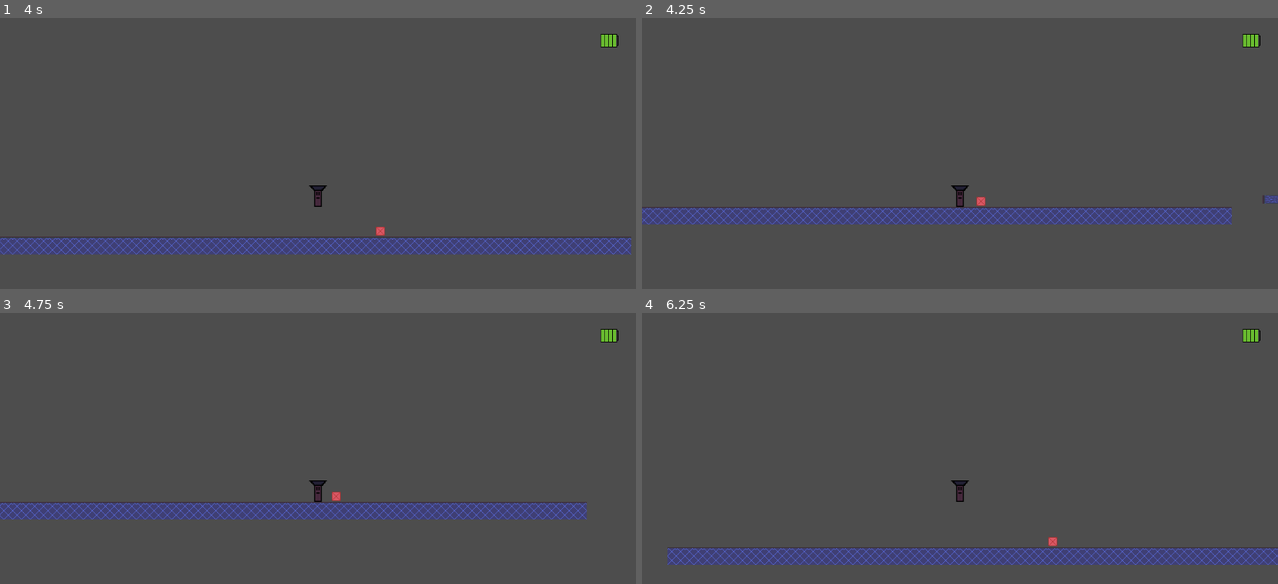
Above: before the commit, frames 1-4 (two rows, left to right).
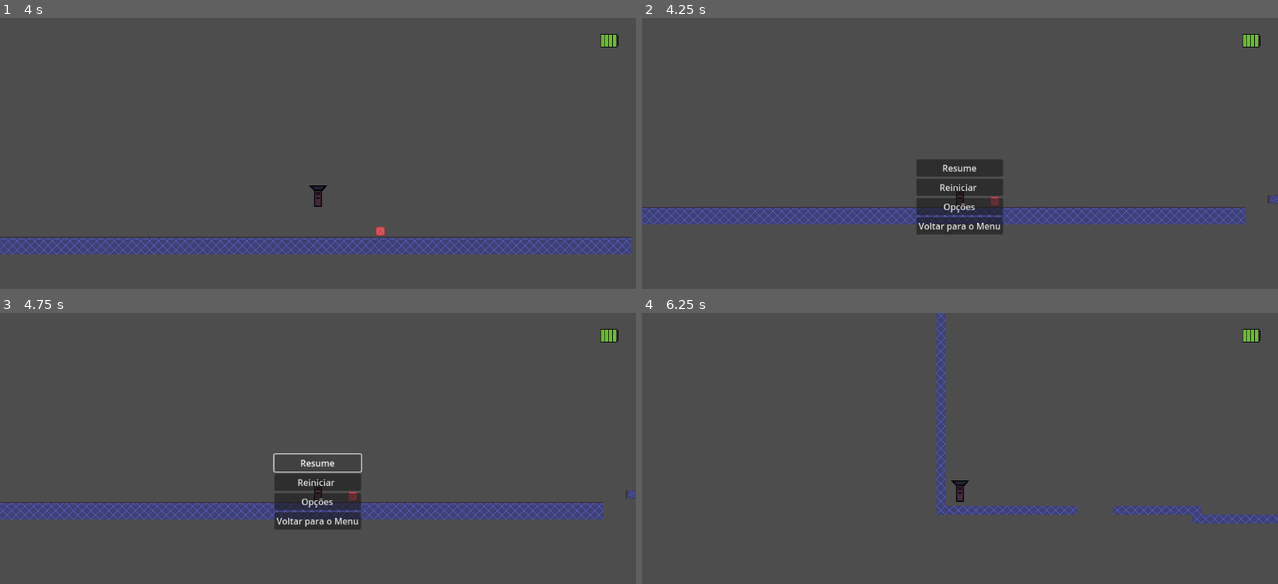
Above: after the commit, the same moments.

Repository: qfaxas/alpha_odicell
Game: Godot game, scene res://cenas/fases/fase_1.tscn
The game is run twice, just before and just after one commit, with the same random seed, the same clock (stepped at 60 frames per second) and the same inputs. This scene is started directly instead of the project's main scene.
Inputs (mouse positions are in pixels of both pictures, inside the frame that each line leads up to):
- Up to frame 1 (4 s): tap Enter (ui_accept) at 0.5, 0.6, 1.55, 2.1, 2.85 s; hold Right (ui_right) 0.53-2.03 s; tap Space (jump, bound only after the commit) at 0.77, 0.8, 1.07, 1.35, 1.52, 1.82, 2.3, 3.02, 3.32, 3.6, 3.77 s; hold Left (ui_left) 2.03-2.78 s; hold Right (ui_right) from 2.78 s (still down)
- Up to frame 2 (4.25 s): keep holding Right (ui_right); tap Space (jump, bound only after the commit) at 4.07 s; tap Escape (esc, bound only after the commit) at 4.15 s
- Up to frame 3 (4.75 s): release Right (ui_right) at 4.25 s; click (318, 462) at 4.25 s, where only the run after the commit has a clickable "Resume"
- Up to frame 4 (6.25 s): click (960, 481) at 5 s, where only the run after the commit has a clickable "Reiniciar"; tap Enter (ui_accept) at 5.75, 5.85 s; hold Left (ui_left) from 5.78 s (still down); tap Space (jump, bound only after the commit) at 6.02 s

Frame 1 is identical in both runs. In frame 2, 5.3% of the frame differs, in the area x 0-100%, y 52-80%; in frame 3, 4.6%; in frame 4, 8.9%, in the area x 4-100%, y 0-93%.

Commit message:
testes_menu

Diff:
--- a/cenas/fases/fase_1.tscn
+++ b/cenas/fases/fase_1.tscn
@@ -1,10 +1,12 @@
-[gd_scene load_steps=11 format=3 uid="uid://cqcuustgjbj7a"]
+[gd_scene load_steps=13 format=3 uid="uid://cqcuustgjbj7a"]
 
+[ext_resource type="Script" path="res://scripts/fase_1.gd" id="1_af7qq"]
 [ext_resource type="PackedScene" uid="uid://c3so6flpnqijv" path="res://cenas/personagem_principal.tscn" id="1_dxfcf"]
 [ext_resource type="Script" path="res://scripts/personagem_principal.gd" id="2_hr0k7"]
 [ext_resource type="Texture2D" uid="uid://ex2kbiik2r6f" path="res://assets/arte/tileset_melhor.png" id="3_83k10"]
 [ext_resource type="PackedScene" uid="uid://cgyudj2f6k7vh" path="res://cenas/quadrado_morte.tscn" id="4_vqpte"]
 [ext_resource type="PackedScene" uid="uid://clf3apiofsvp6" path="res://cenas/plataforma.tscn" id="5_o812a"]
+[ext_resource type="PackedScene" uid="uid://dxq8hch18qwm6" path="res://cenas/menu_pause.tscn" id="7_emj37"]
 
 [sub_resource type="TileSetAtlasSource" id="TileSetAtlasSource_8xr7i"]
 texture = ExtResource("3_83k10")
@@ -90,6 +92,7 @@
 }
 
 [node name="fase1" type="Node2D"]
+script = ExtResource("1_af7qq")
 
 [node name="Personagem_principal" parent="." instance=ExtResource("1_dxfcf")]
 script = ExtResource("2_hr0k7")
@@ -112,3 +115,8 @@
 "": SubResource("AnimationLibrary_uf8w3")
 }
 autoplay = "lateral"
+
+[node name="CanvasLayer" type="CanvasLayer" parent="."]
+
+[node name="menu_pause" parent="CanvasLayer" instance=ExtResource("7_emj37")]
+visible = false
--- /dev/null
+++ b/cenas/menu_pause.tscn
@@ -0,0 +1,51 @@
+[gd_scene load_steps=2 format=3 uid="uid://dxq8hch18qwm6"]
+
+[ext_resource type="Script" path="res://scripts/menu_pause.gd" id="1_c7xod"]
+
+[node name="menu_pause" type="Control"]
+process_mode = 3
+layout_mode = 3
+anchors_preset = 15
+anchor_right = 1.0
+anchor_bottom = 1.0
+grow_horizontal = 2
+grow_vertical = 2
+script = ExtResource("1_c7xod")
+
+[node name="MarginContainer" type="MarginContainer" parent="."]
+layout_mode = 1
+anchors_preset = 15
+anchor_right = 1.0
+anchor_bottom = 1.0
+grow_horizontal = 2
+grow_vertical = 2
+theme_override_constants/margin_left = 64
+theme_override_constants/margin_top = 64
+theme_override_constants/margin_right = 64
+theme_override_constants/margin_bottom = 64
+
+[node name="VBoxContainer" type="VBoxContainer" parent="MarginContainer"]
+layout_mode = 2
+size_flags_horizontal = 4
+size_flags_vertical = 4
+
+[node name="resume" type="Button" parent="MarginContainer/VBoxContainer"]
+layout_mode = 2
+text = "Resume"
+
+[node name="restart" type="Button" parent="MarginContainer/VBoxContainer"]
+layout_mode = 2
+text = "Reiniciar "
+
+[node name="options" type="Button" parent="MarginContainer/VBoxContainer"]
+layout_mode = 2
+text = "Opções"
+
+[node name="back2menu" type="Button" parent="MarginContainer/VBoxContainer"]
+layout_mode = 2
+text = "Voltar para o Menu"
+
+[connection signal="pressed" from="MarginContainer/VBoxContainer/resume" to="." method="_on_resume_pressed"]
+[connection signal="pressed" from="MarginContainer/VBoxContainer/restart" to="." method="_on_restart_pressed"]
+[connection signal="pressed" from="MarginContainer/VBoxContainer/options" to="." method="_on_options_pressed"]
+[connection signal="pressed" from="MarginContainer/VBoxContainer/back2menu" to="." method="_on_back_2_menu_pressed"]
--- a/project.godot
+++ b/project.godot
@@ -19,6 +19,35 @@
 
 Autoload="*res://cenas/autoload.tscn"
 
+[input]
+
+left={
+"deadzone": 0.5,
+"events": [Object(InputEventKey,"resource_local_to_scene":false,"resource_name":"","device":-1,"window_id":0,"alt_pressed":false,"shift_pressed":false,"ctrl_pressed":false,"meta_pressed":false,"pressed":false,"keycode":0,"physical_keycode":65,"key_label":0,"unicode":97,"echo":false,"script":null)
+, Object(InputEventKey,"resource_local_to_scene":false,"resource_name":"","device":-1,"window_id":0,"alt_pressed":false,"shift_pressed":false,"ctrl_pressed":false,"meta_pressed":false,"pressed":false,"keycode":0,"physical_keycode":4194319,"key_label":0,"unicode":0,"echo":false,"script":null)
+, Object(InputEventJoypadMotion,"resource_local_to_scene":false,"resource_name":"","device":-1,"axis":0,"axis_value":-1.0,"script":null)
+]
+}
+right={
+"deadzone": 0.5,
+"events": [Object(InputEventKey,"resource_local_to_scene":false,"resource_name":"","device":-1,"window_id":0,"alt_pressed":false,"shift_pressed":false,"ctrl_pressed":false,"meta_pressed":false,"pressed":false,"keycode":0,"physical_keycode":68,"key_label":0,"unicode":100,"echo":false,"script":null)
+, Object(InputEventKey,"resource_local_to_scene":false,"resource_name":"","device":-1,"window_id":0,"alt_pressed":false,"shift_pressed":false,"ctrl_pressed":false,"meta_pressed":false,"pressed":false,"keycode":0,"physical_keycode":4194321,"key_label":0,"unicode":0,"echo":false,"script":null)
+, Object(InputEventJoypadMotion,"resource_local_to_scene":false,"resource_name":"","device":-1,"axis":0,"axis_value":1.0,"script":null)
+]
+}
+jump={
+"deadzone": 0.5,
+"events": [Object(InputEventKey,"resource_local_to_scene":false,"resource_name":"","device":-1,"window_id":0,"alt_pressed":false,"shift_pressed":false,"ctrl_pressed":false,"meta_pressed":false,"pressed":false,"keycode":0,"physical_keycode":32,"key_label":0,"unicode":32,"echo":false,"script":null)
+, Object(InputEventJoypadButton,"resource_local_to_scene":false,"resource_name":"","device":-1,"button_index":0,"pressure":0.0,"pressed":true,"script":null)
+]
+}
+esc={
+"deadzone": 0.5,
+"events": [Object(InputEventKey,"resource_local_to_scene":false,"resource_name":"","device":-1,"window_id":0,"alt_pressed":false,"shift_pressed":false,"ctrl_pressed":false,"meta_pressed":false,"pressed":false,"keycode":0,"physical_keycode":4194305,"key_label":0,"unicode":0,"echo":false,"script":null)
+, Object(InputEventJoypadButton,"resource_local_to_scene":false,"resource_name":"","device":-1,"button_index":6,"pressure":0.0,"pressed":true,"script":null)
+]
+}
+
 [rendering]
 
 renderer/rendering_method="mobile"
--- a/scripts/autoload.gd
+++ b/scripts/autoload.gd
@@ -1,6 +1,11 @@
 extends Node
 
 @onready var energia = $Energia
+
+var fase1 = true
+var fase2 = false
+var fase3 = false
+
 
 var escuro = false
 
--- /dev/null
+++ b/scripts/fase_1.gd
@@ -0,0 +1,18 @@
+extends Node2D
+
+@onready var tempo = $tempo
+@onready var menu_pause = $CanvasLayer/menu_pause
+
+# Called when the node enters the scene tree for the first time.
+func _ready():
+	Autoload.comeco(15)
+	menu_pause.hide()
+
+func _process(delta):
+	Autoload.tempo_restante()
+
+#Menu de pause
+func _input(event):
+	if Input.is_action_just_pressed("esc"):
+		menu_pause.show()
+		get_tree().paused = true
--- /dev/null
+++ b/scripts/menu_pause.gd
@@ -0,0 +1,18 @@
+extends Control
+
+
+func _on_resume_pressed():
+	pass # Replace with function body.
+
+
+func _on_restart_pressed():
+	if Autoload.fase1:
+		get_tree().change_scene_to_file("res://cenas/fase_1.tscn")
+
+
+func _on_options_pressed():
+	pass # Replace with function body.
+
+
+func _on_back_2_menu_pressed():
+	get_tree().change_scene_to_file("res://cenas/menu_principal.tscn")
--- a/scripts/personagem_principal.gd
+++ b/scripts/personagem_principal.gd
@@ -14,17 +14,17 @@
 		velocity.y += gravity * delta
 
 	# Handle jump.
-	if Input.is_action_just_pressed("ui_accept") and is_on_floor():
+	if Input.is_action_just_pressed("jump") and is_on_floor():
 		velocity.y = JUMP_VELOCITY
 
 	# Get the input direction and handle the movement/deceleration.
-	# As good practice, you should replace UI actions with custom gameplay actions.
-	var direction = Input.get_axis("ui_left", "ui_right")
+	var direction = Input.get_axis("left", "right")
 	if direction:
 		velocity.x = direction * SPEED
 	else:
 		velocity.x = move_toward(velocity.x, 0, SPEED)
 
+
 	move_and_slide()
 
 func morrer():
Not shown, changed: assets/sfx/Musica/Grelinho.mp3.import
Not shown, changed: assets/sfx/Musica/Melodia_Piano.wav.import
